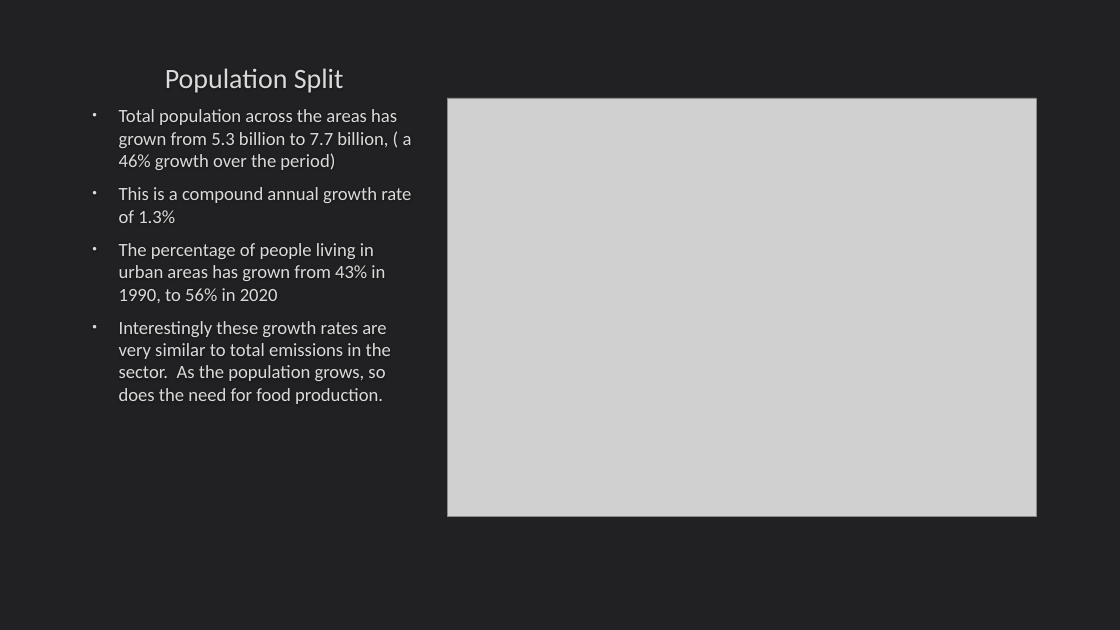
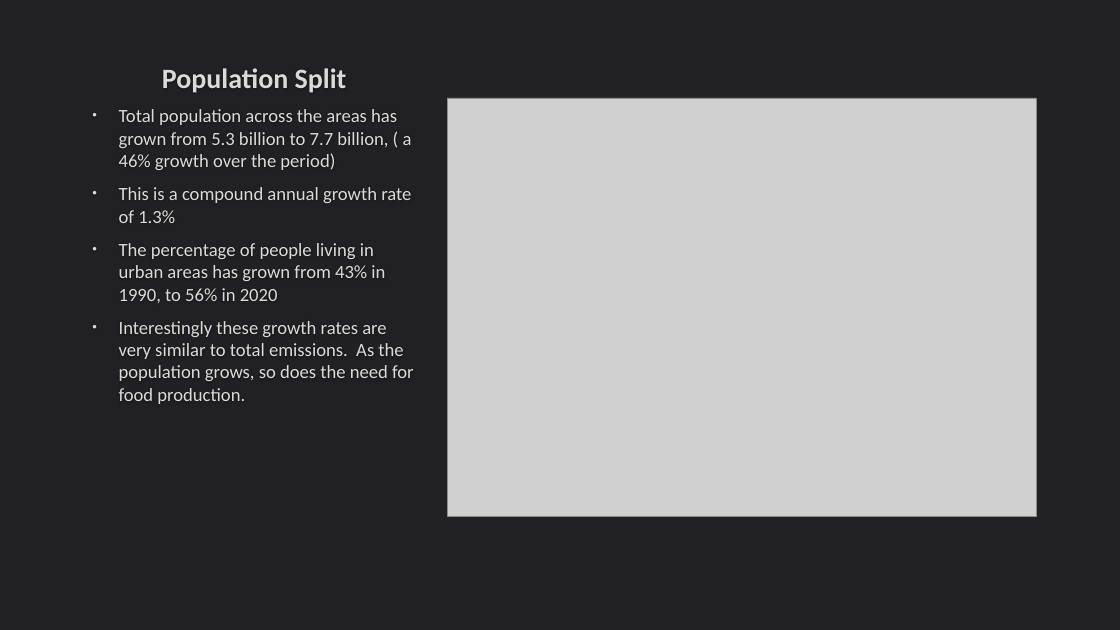
Before and after one commit to DavidFHarrison/2403PTDS_Regression_DH, a slide deck: slide 10 of Regression Project – PTDS 2403.pptx (slide 8 before the commit). Drawn at 1120x630 pixels with LibreOffice and Linux fonts; fonts in the diff are those of the drawing; grey boxes stand for pictures. Boxes give left, top, right and bottom in pixels: in the first picture for what was removed or moved away, otherwise in the second. Text is boxed around its words. In the diff, an @@ line names an element or a change of style, - is before the commit and + after.

```diff
--- a/Regression Project – PTDS 2403.pptx
+++ b/Regression Project – PTDS 2403.pptx
@@ title "Population Split" at <box>162,68,347,93</box>: bold on @@
@@ text at <box>119,321,414,404</box>: text changed @@
-• Interestingly these growth rates are very similar to total emissions in the sector. As the population grows, so does the need for food production.
+• Interestingly these growth rates are very similar to total emissions. As the population grows, so does the need for food production.
```
Also in this commit, not shown: 8 other slides changed, 11 slides added, 4 other files.
